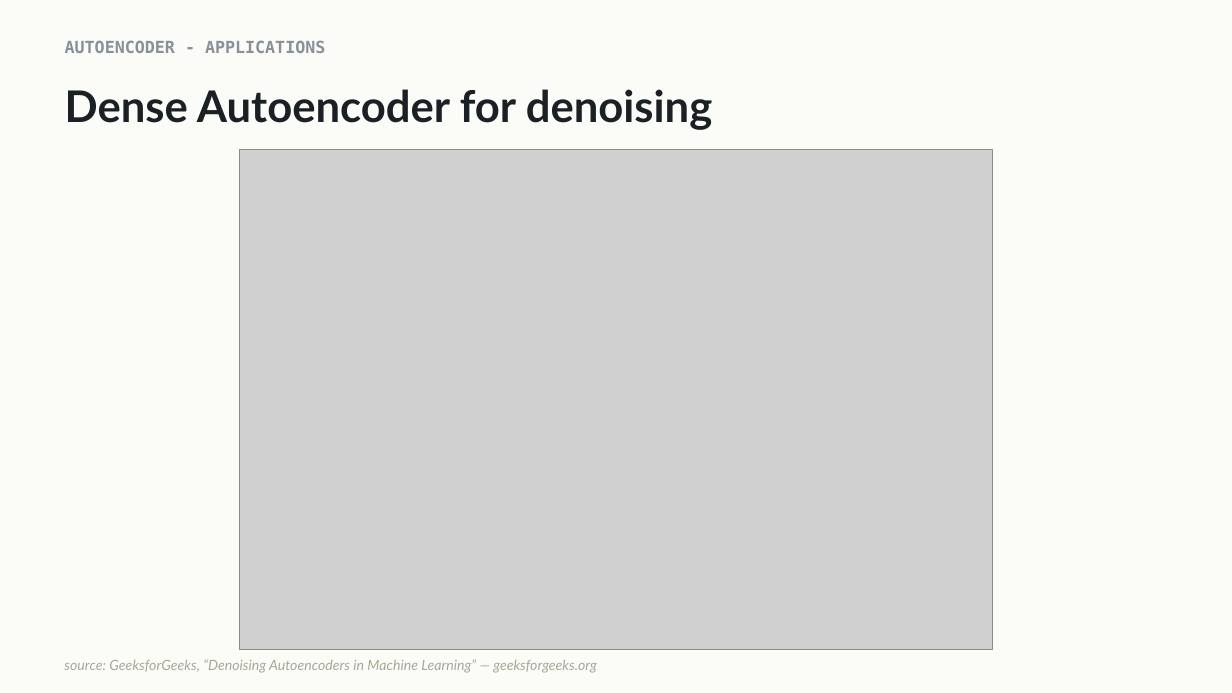
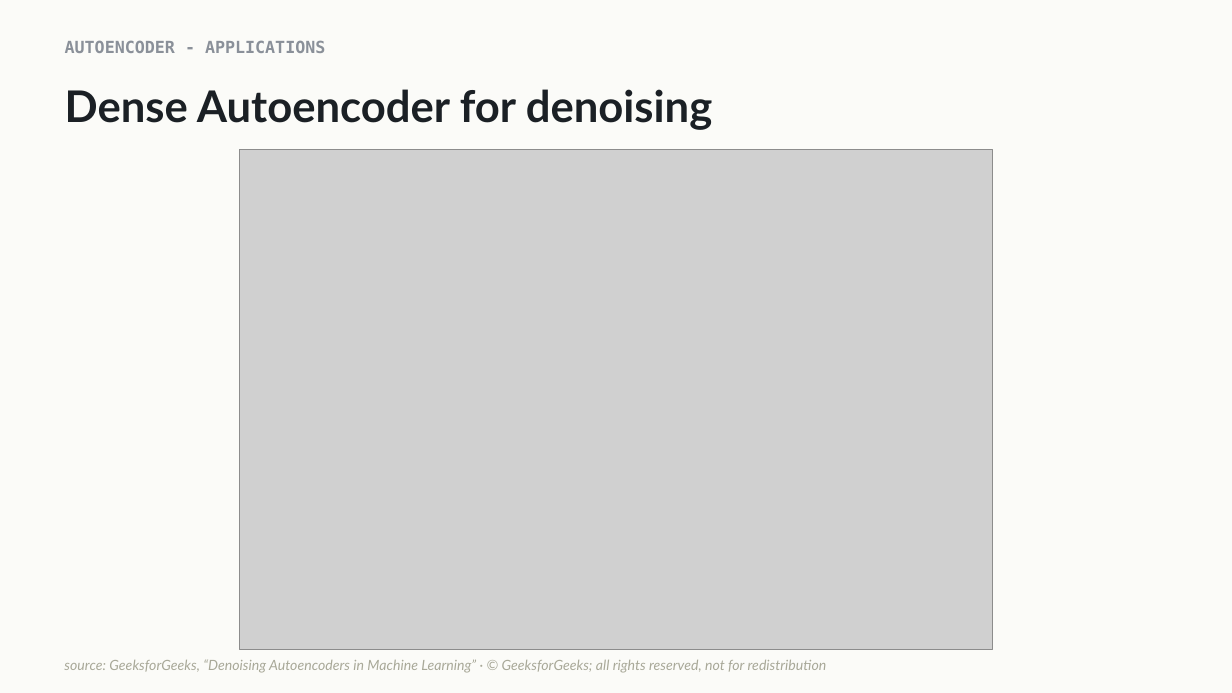
Before and after one commit to indigobio/msacl_dl_course, a slide deck: slide 5 of slides/pptx/lecture11_unsupervised.pptx. Drawn at 1232x693 pixels with LibreOffice and Linux fonts; fonts in the diff are those of the drawing; grey boxes stand for pictures. Boxes give left, top, right and bottom in pixels: in the first picture for what was removed or moved away, otherwise in the second. Text is boxed around its words. In the diff, an @@ line names an element or a change of style, - is before the commit and + after.

```diff
--- a/slides/pptx/lecture11_unsupervised.pptx
+++ b/slides/pptx/lecture11_unsupervised.pptx
@@ text at (64, 659, 827, 673): text changed @@
-source: GeeksforGeeks, “Denoising Autoencoders in Machine Learning” — geeksforgeeks.org
+source: GeeksforGeeks, “Denoising Autoencoders in Machine Learning” · © GeeksforGeeks; all rights reserved, not for redistribution
```
Also in this commit, not shown: 2 other slides changed, 11 other files.
